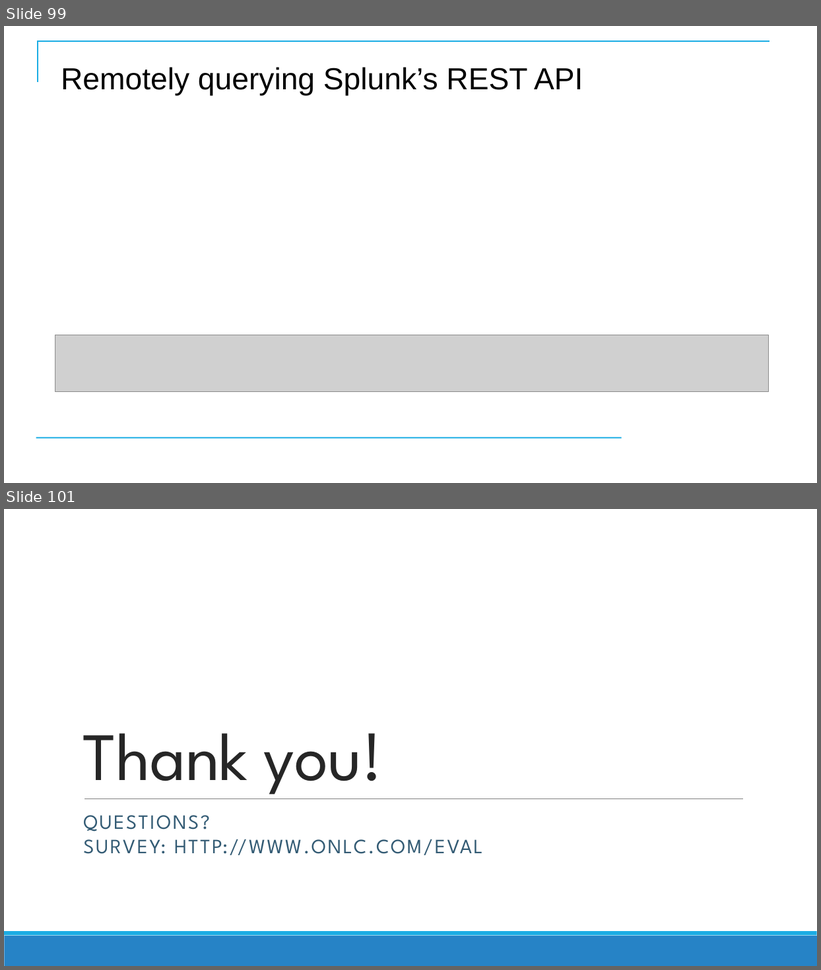
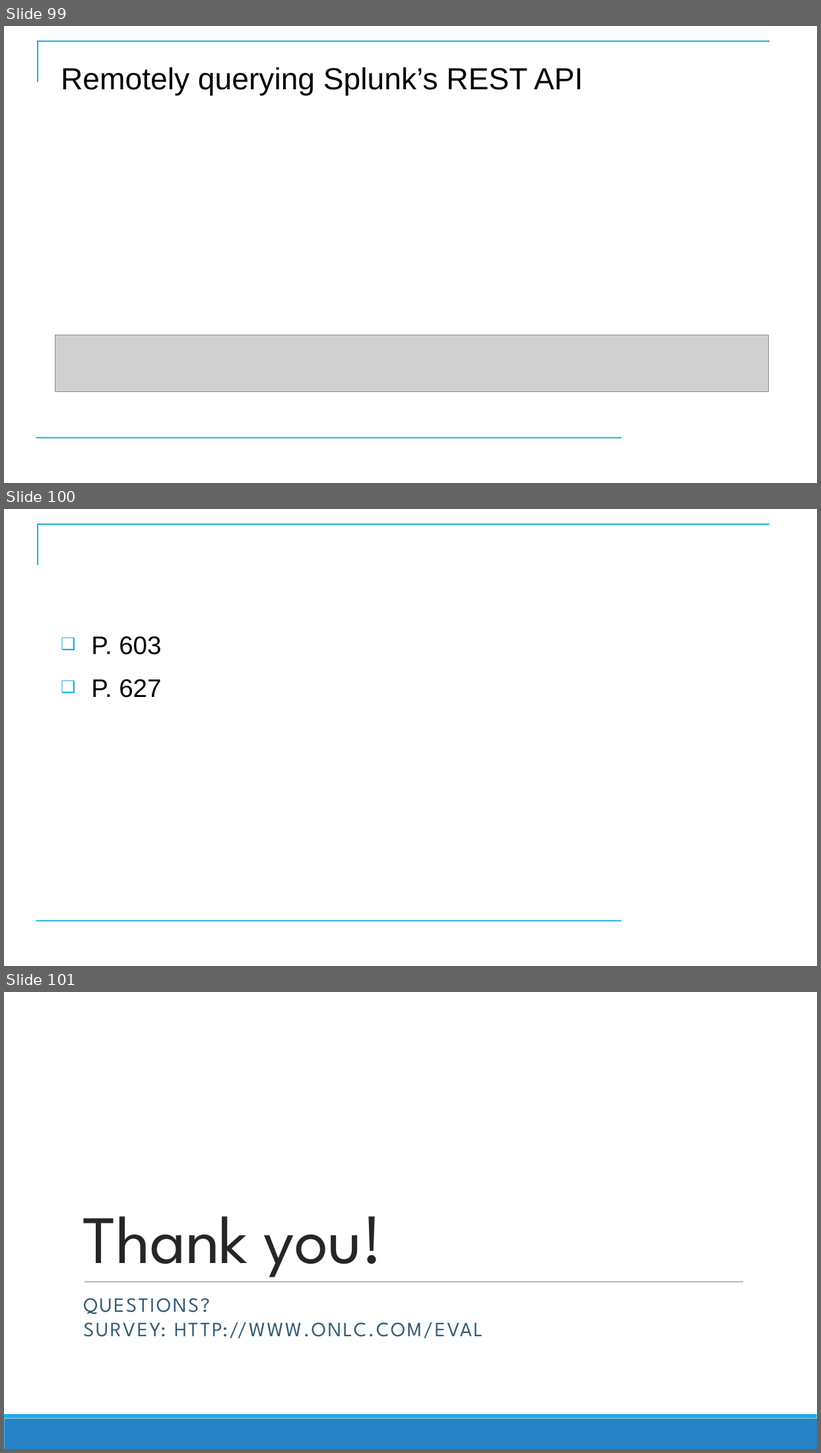
Before and after one commit to CostelloTechnicalConsulting/XSPLK2ClassFiles, a slide deck: ppt/SplunkFundamentals2v1_3.pptx. Shown one above the other, each under a label of ours: slides 99 and 101 before the commit, slides 99, 100 and 101 after it; the slides between them are not shown. The pictures are 821x970 and 821x1453 pixels, drawn with LibreOffice and Linux fonts; fonts in the diff are those of the drawing; grey boxes stand for pictures; background and template pictures are left out. Boxes give left, top, right and bottom in pixels: in the first picture for what was removed or moved away, otherwise in the second. Text is boxed around its words. In the diff, an @@ line names an element or a change of style, - is before the commit and + after.

```diff
--- a/ppt/SplunkFundamentals2v1_3.pptx
+++ b/ppt/SplunkFundamentals2v1_3.pptx
@@ slide 100 added at (4,509,817,966), background #FFFFFF; not listed: 2 template elements that a slide beside it also shows @@
@@ text added at (91,636,161,698), 30 pt, text #000000 @@
+❑ P. 603
+❑ P. 627
```
Also in this commit, not shown: 2 slides changed, 1 slide removed, 1 other file.
